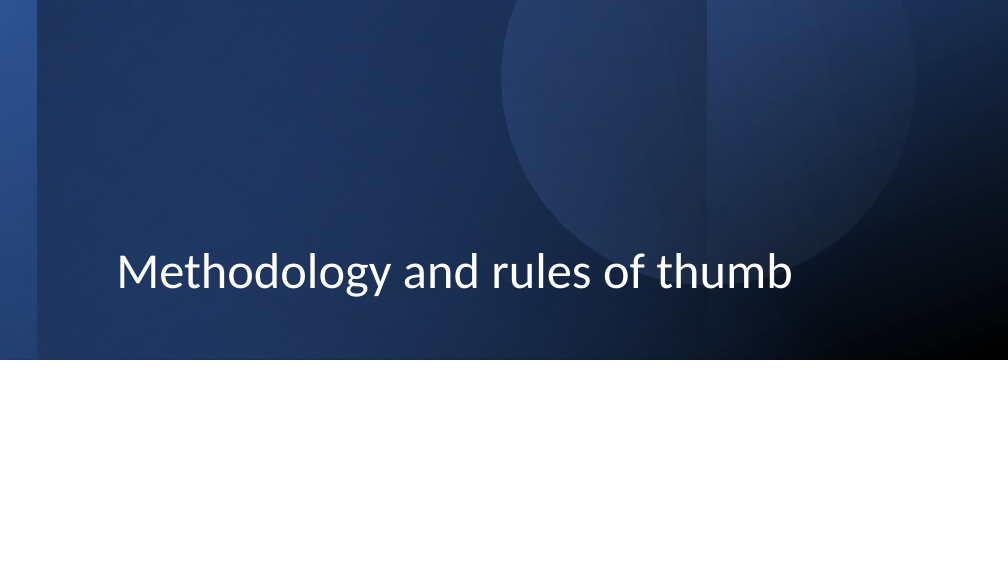
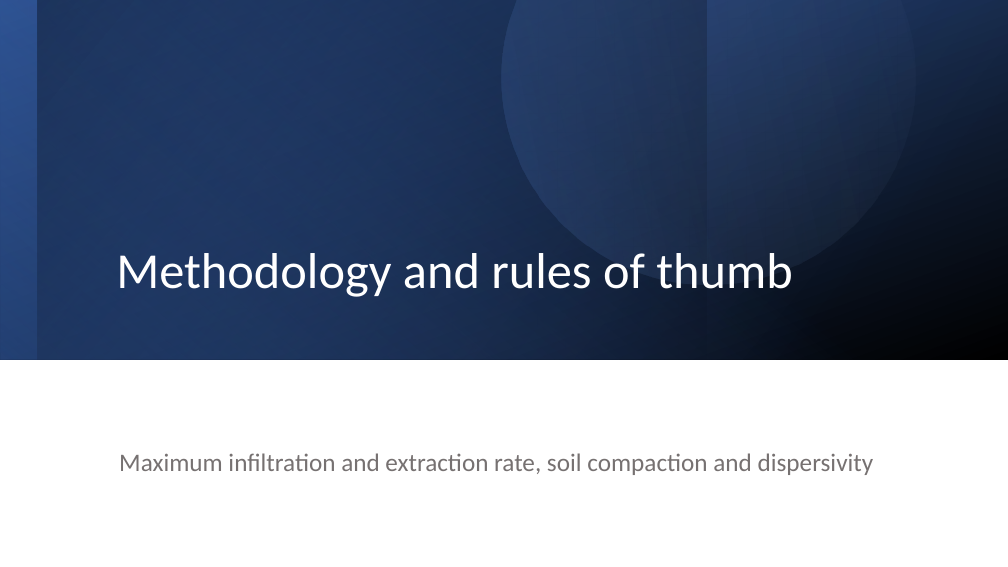
Before and after one commit to Daafip/design-ASR-CEGM2006, a slide deck: slide 3 of Eindpresentatie.pptx. Drawn at 1008x567 pixels with LibreOffice and Linux fonts; fonts in the diff are those of the drawing. Boxes give left, top, right and bottom in pixels: in the first picture for what was removed or moved away, otherwise in the second. Text is boxed around its words. In the diff, an @@ line names an element or a change of style, - is before the commit and + after.

```diff
--- a/Eindpresentatie.pptx
+++ b/Eindpresentatie.pptx
@@ subtitle added at (119,453,874,475), 24 pt, text #767171 @@
+Maximum infiltration and extraction rate, soil compaction and dispersivity
```
Also in this commit, not shown: 1 other slide changed, 7 slides added, 2 slides removed.
